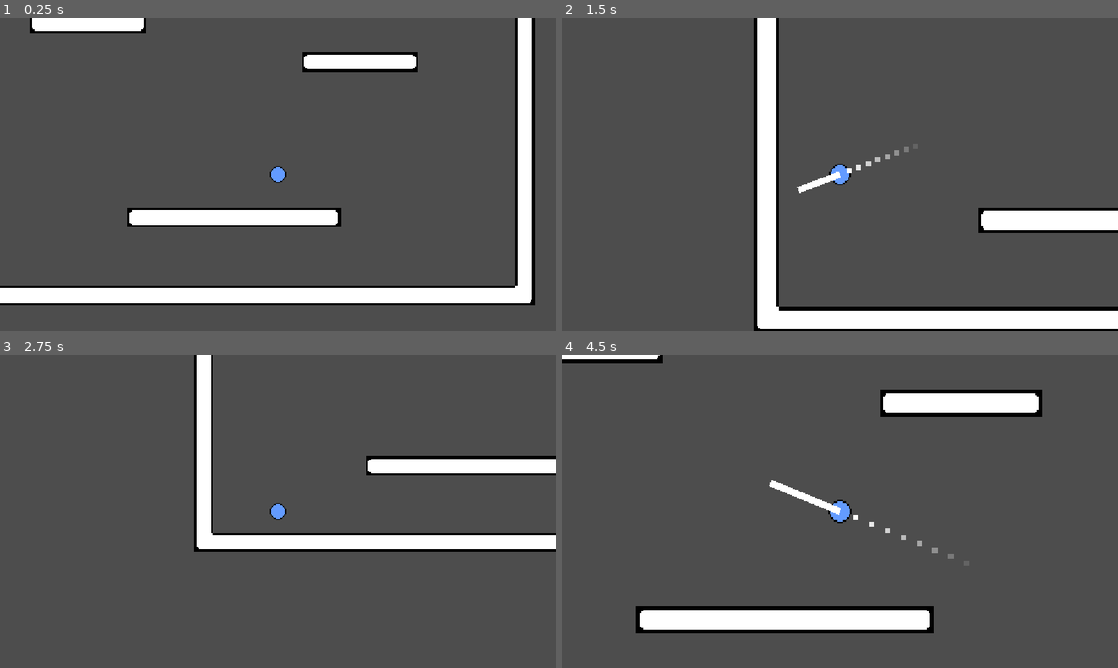
Above: before the commit, frames 1-4 (two rows, left to right).
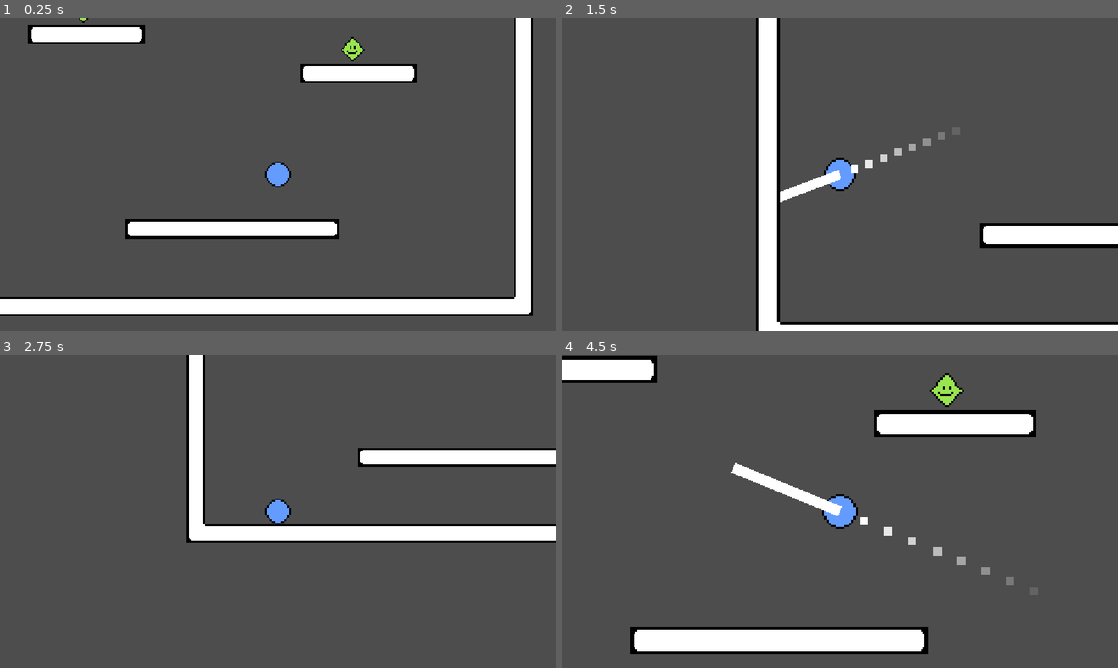
Above: after the commit, the same moments.

Repository: wuffgame/haven-gra
Game: Godot game, scene res://sceny/main.tscn
Same seed, same stepped clock (60 frames per second), same inputs: the game is played once before the commit and once after it.
Inputs (mouse positions are in pixels of both pictures, inside the frame that each line leads up to):
- Up to frame 1 (0.25 s): no input
- Up to frame 2 (1.5 s): move the mouse to (962, 158) at 0.52 s; click (962, 158) at 0.67 s; drag from (728, 190) to (812, 237) at 1.27 s
- Up to frame 3 (2.75 s): move the mouse to (333, 442) at 2.02 s; click (333, 442) at 2.17 s
- Up to frame 4 (4.5 s): drag from (812, 574) to (673, 464) at 2.77 s; move the mouse to (1006, 558) at 3.52 s; click (1006, 558) at 3.67 s; drag from (673, 464) to (756, 433) at 4.27 s

The runs differ from the first frame. In frame 1, 16% of the frame differs, in the area x 0-97%, y 0-96%; in frame 2, 8.5%; in frame 3, 9.3%; in frame 4, 15%.

Commit message:
added not wroking gems

Diff:
--- a/project.godot
+++ b/project.godot
@@ -15,10 +15,18 @@
 config/features=PackedStringArray("4.7", "Forward Plus")
 config/icon="res://icon.svg"
 
+[autoload]
+
+gamemanager="*uid://da1h5ye2weqb4"
+
 [display]
 
 window/stretch/mode="canvas_items"
 window/stretch/aspect="expand"
+
+[global_group]
+
+gems=""
 
 [physics]
 
--- /dev/null
+++ b/sceny/gem.tscn
@@ -0,0 +1,17 @@
+[gd_scene format=3 uid="uid://c1gnjyoana0u7"]
+
+[ext_resource type="Script" uid="uid://cfrs3s4ek5hyu" path="res://skrypty/gem.gd" id="1_bh5pp"]
+[ext_resource type="Texture2D" uid="uid://dpgcg5bu3kcgh" path="res://assety/game/gem.png" id="2_ldjj7"]
+
+[sub_resource type="CircleShape2D" id="CircleShape2D_epuwg"]
+radius = 27.89265
+
+[node name="Area2D" type="Area2D" unique_id=796537527 groups=["gems"]]
+script = ExtResource("1_bh5pp")
+
+[node name="CollisionShape2D" type="CollisionShape2D" parent="." unique_id=2129784067]
+shape = SubResource("CircleShape2D_epuwg")
+
+[node name="Sprite2D" type="Sprite2D" parent="." unique_id=570916508]
+scale = Vector2(3.0869708, 3.0869708)
+texture = ExtResource("2_ldjj7")
--- a/sceny/main.tscn
+++ b/sceny/main.tscn
@@ -2,6 +2,7 @@
 
 [ext_resource type="PackedScene" uid="uid://5c4ks61uvlcr" path="res://sceny/gracz.tscn" id="1_mh27j"]
 [ext_resource type="Texture2D" uid="uid://c7jirc0mle4gw" path="res://assety/game/tufftileset.png" id="2_8gesx"]
+[ext_resource type="PackedScene" uid="uid://c1gnjyoana0u7" path="res://sceny/gem.tscn" id="3_8gesx"]
 
 [sub_resource type="TileSetAtlasSource" id="TileSetAtlasSource_yvbnq"]
 texture = ExtResource("2_8gesx")
@@ -31,7 +32,8 @@
 [node name="Node2D" type="Node2D" unique_id=133844298]
 
 [node name="CharacterBody2D" parent="." unique_id=944777820 instance=ExtResource("1_mh27j")]
-position = Vector2(365, 418)
+position = Vector2(368.00003, 395.00003)
+scale = Vector2(1.529726, 1.529726)
 
 [node name="TileMapLayer" type="TileMapLayer" parent="." unique_id=1903588413]
 scale = Vector2(2.4674845, 2.4674845)
@@ -42,3 +44,9 @@
 position = Vector2(382, 216)
 scale = Vector2(0.21246105, 1.0264981)
 zoom = Vector2(1.5, 1.5)
+
+[node name="Area2D" parent="." unique_id=796537527 instance=ExtResource("3_8gesx")]
+position = Vector2(620, 89)
+
+[node name="Area2D2" parent="." unique_id=661757358 instance=ExtResource("3_8gesx")]
+position = Vector2(72, 11)
--- /dev/null
+++ b/skrypty/gamemanager.gd
@@ -0,0 +1,22 @@
+extends Node
+
+var total_gems: int = 0
+var collected_gems: int = 0
+
+func _ready() -> void:
+	reset_level()
+
+func reset_level() -> void:
+	await get_tree().process_frame
+	total_gems = get_tree().get_nodes_in_group("gems").size()
+	print("w tym poziomie trzea zebrac ", total_gems)
+
+func gem_collected() -> void:
+	collected_gems += 1
+	print("zebrales gem ", collected_gems, "/", total_gems)
+
+	if collected_gems >= total_gems:
+		win_level()
+
+func win_level() -> void:
+	print("przeszedles lvl")
--- /dev/null
+++ b/skrypty/gem.gd
@@ -0,0 +1,15 @@
+extends Area2D
+
+
+
+func collect() -> void:
+	var tween = create_tween().set_parallel(true)
+	tween.tween_property(self, "scale", Vector2(1.5, 1.5), 0.15)
+	tween.tween_property(self, "modulate:a", 0.0, 0.15)
+
+
+	await tween.finished
+	queue_free()
+
+
+	gamemanager.gem_collected()
--- a/skrypty/gracz.gd
+++ b/skrypty/gracz.gd
@@ -3,12 +3,9 @@
 enum State { AIMING, MOVING }
 var current_state = State.MOVING
 
-
 @export var max_drag_distance: float = 220.0
 @export var max_power: float = 1400.0
-
 @export var gravity: float = 700.0
-
 @export var aiming_slowmo_factor: float = 0.12
 
 @export var normal_zoom: Vector2 = Vector2(1.0, 1.0)
@@ -17,6 +14,7 @@
 
 var drag_start_pos: Vector2 = Vector2.ZERO
 var launch_vector: Vector2 = Vector2.ZERO
+var original_scale: Vector2 = Vector2(1, 1)
 var dots: Array[ColorRect] = []
 
 @onready var drag_line: Line2D = $Line2D
@@ -25,6 +23,7 @@
 func _ready() -> void:
 	drag_line.visible = false
 	create_aim_dots()
+	original_scale = scale
 	velocity = Vector2(400, -300)
 
 func create_aim_dots() -> void:
@@ -48,15 +47,11 @@
 
 func _process(delta: float) -> void:
 	if current_state == State.AIMING:
-
 		drag_start_pos = global_position
-
 		var current_mouse_pos = get_global_mouse_position()
 		var raw_drag = drag_start_pos - current_mouse_pos
 		launch_vector = raw_drag.limit_length(max_drag_distance)
-
 		update_aim_visuals()
-
 
 	var target_zoom = normal_zoom
 	if current_state == State.AIMING:
@@ -79,12 +74,9 @@
 
 func shoot() -> void:
 	hide_aim_visuals()
-
 	var pull_ratio = launch_vector.length() / max_drag_distance
 	if pull_ratio > 0.05:
-
 		velocity = launch_vector.normalized() * (pull_ratio * max_power)
-
 	current_state = State.MOVING
 
 func hide_aim_visuals() -> void:
@@ -92,24 +84,40 @@
 	for dot in dots:
 		dot.visible = false
 
+func play_squash_animation(hit_normal: Vector2) -> void:
+	var tween = create_tween().set_parallel(false)
+	var squash_scale = Vector2(1.3, 0.7)
+
+	if abs(hit_normal.x) > 0.5:
+		squash_scale = Vector2(0.7, 1.3)
+	else:
+		squash_scale = Vector2(1.3, 0.7)
+
+	scale = squash_scale * original_scale
+	tween.tween_property(self, "scale", original_scale, 0.25)\
+		.set_trans(Tween.TRANS_BACK)\
+		.set_ease(Tween.EASE_OUT)
+
+func handle_collision(collision: KinematicCollision2D) -> void:
+	var normal = collision.get_normal()
+	velocity = velocity.bounce(normal) * 0.85
+	play_squash_animation(normal)
+
+	var collider = collision.get_collider()
+	if collider:
+		if collider.is_in_group("gems") and collider.has_method("collect"):
+			collider.collect()
+
 func _physics_process(delta: float) -> void:
 	if current_state == State.MOVING:
-
 		velocity.y += gravity * delta
-
 		var collision = move_and_collide(velocity * delta)
 		if collision:
-			velocity = velocity.bounce(collision.get_normal()) * 0.85
-
-			var collider = collision.get_collider()
-			if collider.is_in_group("gems"):
-				collider.collect()
+			handle_collision(collision)
 
 	elif current_state == State.AIMING:
-
 		velocity.y += (gravity * aiming_slowmo_factor) * delta
 		var slow_velocity = velocity * aiming_slowmo_factor
-
 		var collision = move_and_collide(slow_velocity * delta)
 		if collision:
-			velocity = velocity.bounce(collision.get_normal()) * 0.85
+			handle_collision(collision)
Binary file added: assety/game/gem.png
Not shown, added: assety/game/gem.png.import
Not shown, added: skrypty/gamemanager.gd.uid
Not shown, added: skrypty/gem.gd.uid
